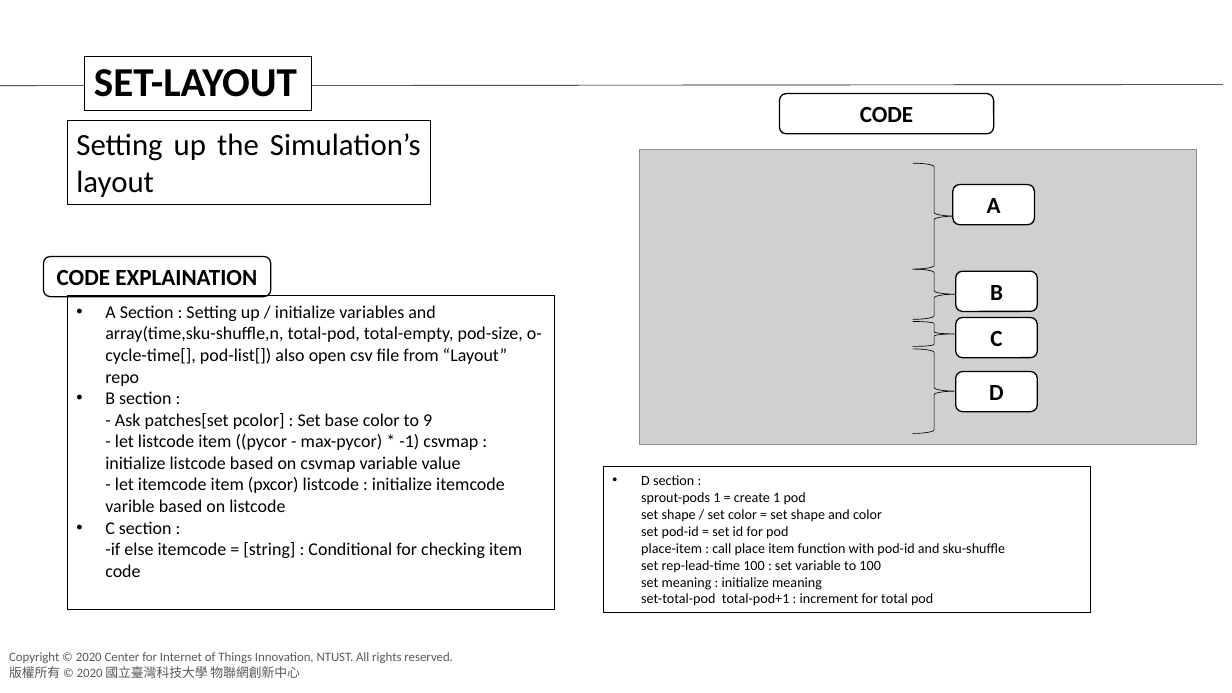
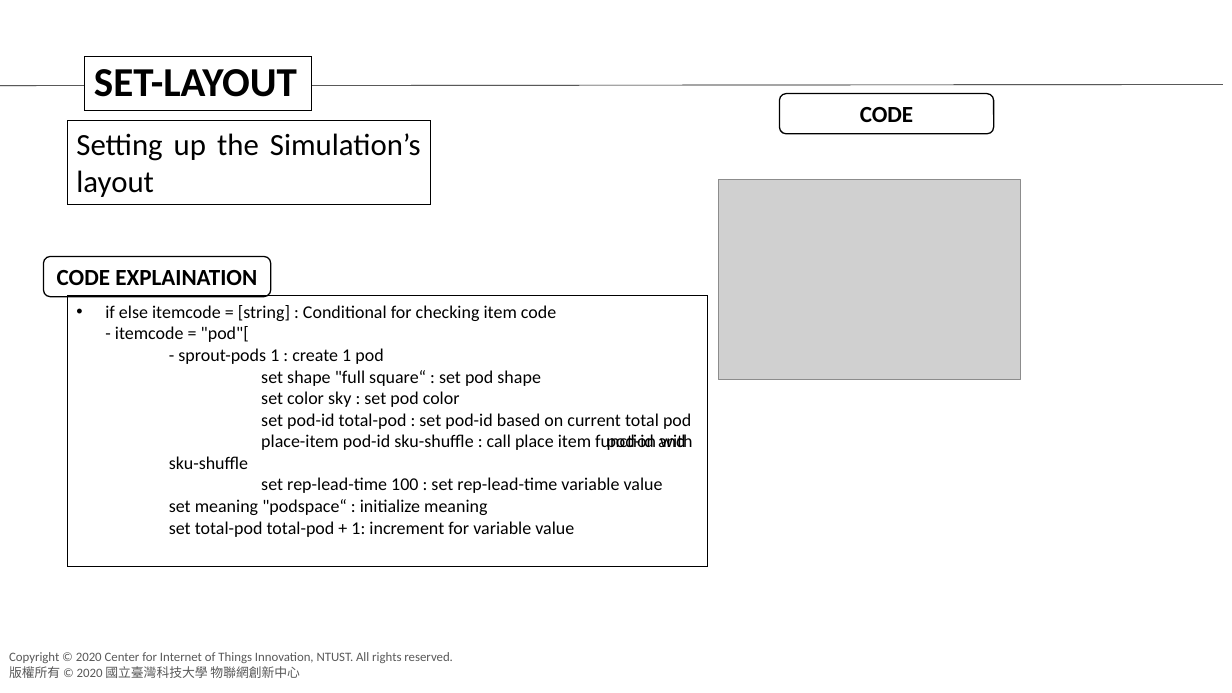
Before and after one commit to agnesyosephine/kiva, a slide deck: slide 9 of Tutorial/Code Learning-Ryanda.pptx (slide 7 before the commit). Drawn at 1232x693 pixels with LibreOffice and Linux fonts; fonts in the diff are those of the drawing; grey boxes stand for pictures; background and template pictures are left out. Boxes give left, top, right and bottom in pixels: in the first picture for what was removed or moved away, otherwise in the second. Text is boxed around its words. In the diff, an @@ line names an element or a change of style, - is before the commit and + after.

Commit message:
Revision

```diff
--- a/Tutorial/Code Learning-Ryanda.pptx
+++ b/Tutorial/Code Learning-Ryanda.pptx
@@ picture removed at [640,149,1198,444] @@
@@ picture added at [718,179,1020,380] @@
@@ right brace removed at [913,164,957,270] @@
@@ rounded rectangle removed at [953,185,1034,226] @@
-A
@@ right brace removed at [913,269,957,319] @@
@@ rectangle "if else itemcode = [string] ...": place and size @@
-rectangle "if else itemcode = [string] ..." at [67,296,555,610]
+rectangle "if else itemcode = [string] ..." at [67,296,708,567]
@@ rounded rectangle removed at [956,272,1037,312] @@
-B
@@ text in rectangle at [105,305,691,537]: text changed @@
-• A Section : Setting up / initialize variables and array(time,sku-shuffle,n, total-pod, total-empty, pod-size, o-cycle-time[], pod-list[]) also open csv file from “Layout” repo
-• B section :
-  - Ask patches[set pcolor] : Set base color to 9
-  - let listcode item ((pycor - max-pycor) * -1) csvmap : initialize listcode based on csvmap variable value
-  - let itemcode item (pxcor) listcode : initialize itemcode varible based on listcode
-• C section :
-  -if else itemcode = [string] : Conditional for checking item code
+• if else itemcode = [string] : Conditional for checking item code
+  - itemcode = "pod"[
+  - sprout-pods 1 : create 1 pod
+    set shape "full square“ : set pod shape
+    set color sky : set pod color
+    set pod-id total-pod : set pod-id based on current total pod
+    place-item pod-id sku-shuffle : call place item function with pod-id and sku-shuffle
+    set rep-lead-time 100 : set rep-lead-time variable value
+    set meaning "podspace“ : initialize meaning
+    set total-pod total-pod + 1: increment for variable value
@@ right brace removed at [913,322,957,347] @@
@@ rounded rectangle removed at [956,318,1037,359] @@
-C
@@ right brace removed at [913,349,957,434] @@
@@ rounded rectangle removed at [956,372,1037,412] @@
-D
@@ rectangle removed at [604,467,1091,613] @@
-• D section :
-  sprout-pods 1 = create 1 pod
-  set shape / set color = set shape and color
-  set pod-id = set id for pod
-  place-item : call place item function with pod-id and sku-shuffle
-  set rep-lead-time 100 : set variable to 100
-  set meaning : initialize meaning
-  set-total-pod total-pod+1 : increment for total pod
```
Also in this commit, not shown: 5 other slides changed, 2 slides added.
